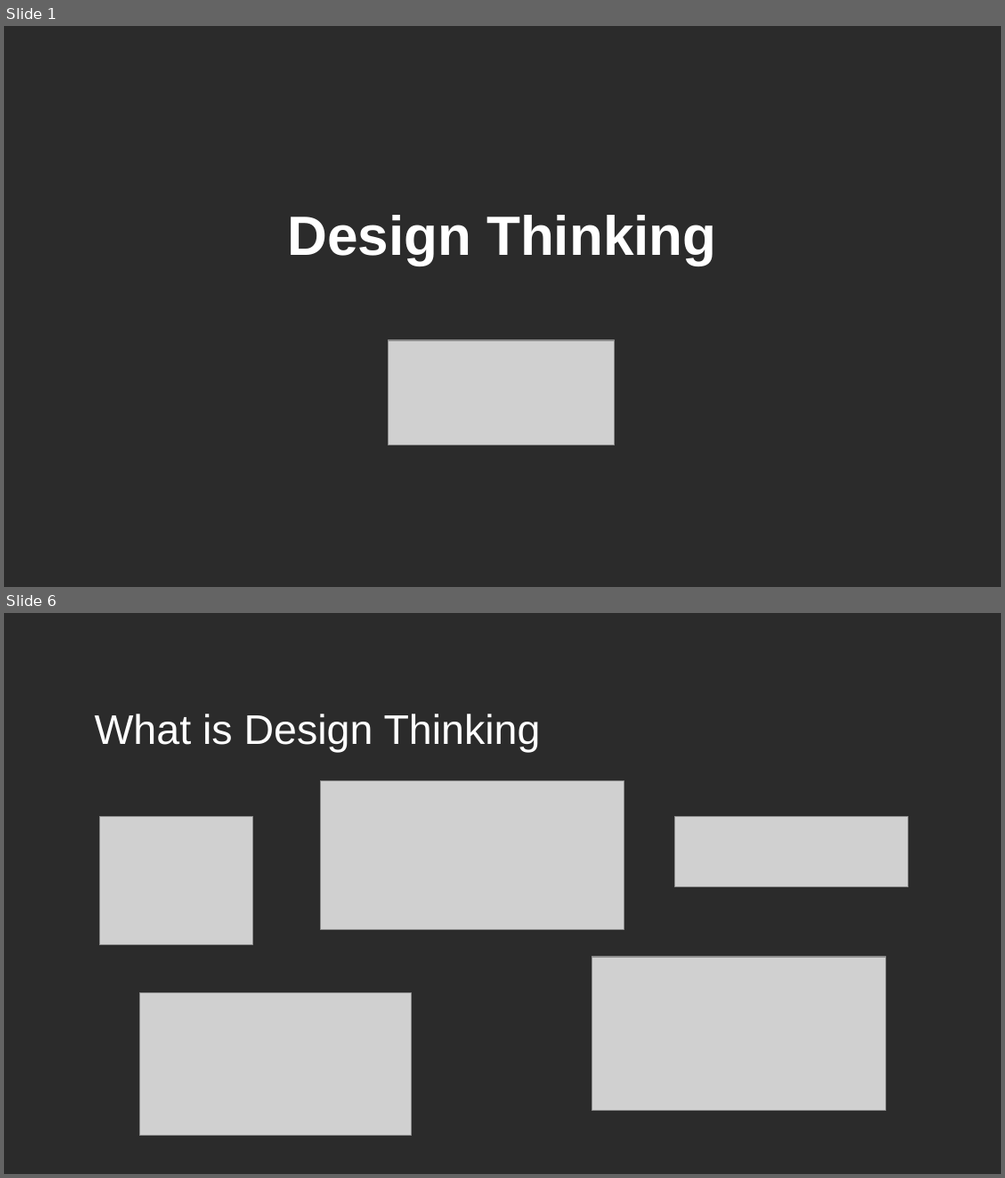
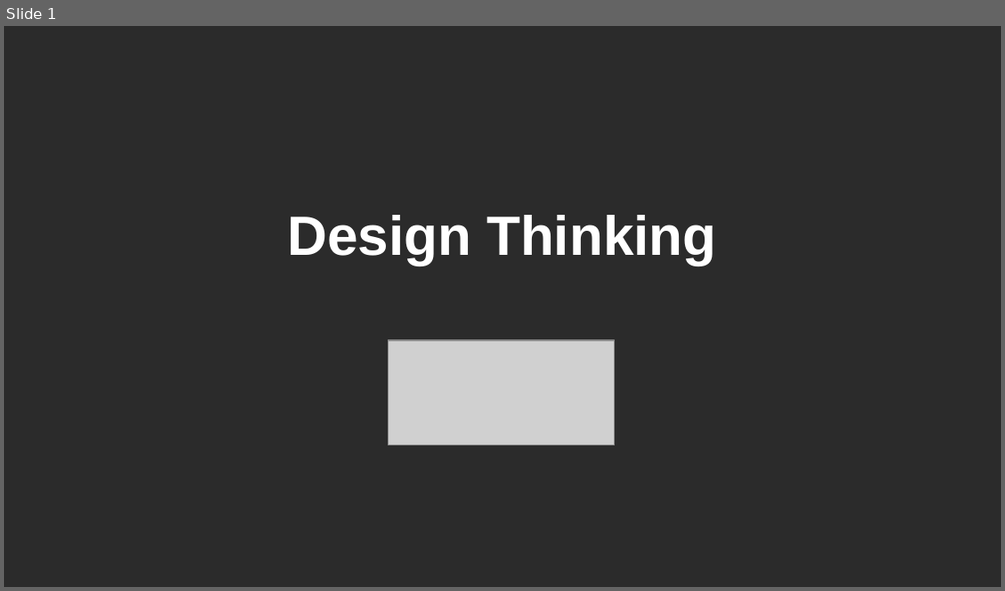
Before and after one commit to jejaksaid/course-flc, a slide deck: design thinking/slide.odp. Shown one above the other, each under a label of ours: slides 1 and 6 before the commit, slide 1 after it; the slides between them are not shown. The pictures are 1005x1178 and 1005x591 pixels, drawn with LibreOffice and Linux fonts; fonts in the diff are those of the drawing; grey boxes stand for pictures; background and template pictures are left out; a plain dark background stands for a picture behind light text. Boxes give left, top, right and bottom in pixels: in the first picture for what was removed or moved away, otherwise in the second. Text is boxed around its words. In the diff, an @@ line names an element or a change of style, - is before the commit and + after.

```diff
--- a/design thinking/slide.odp
+++ b/design thinking/slide.odp
@@ slide 6 removed at <box>4,613,1001,1174</box>, background picture (left out) @@
@@ title removed at <box>95,714,541,752</box> @@
-What is Design Thinking
@@ picture removed at <box>321,780,623,930</box> @@
@@ picture removed at <box>100,817,252,945</box> @@
@@ picture removed at <box>675,817,908,887</box> @@
@@ picture removed at <box>592,957,886,1111</box> @@
@@ picture removed at <box>139,993,411,1135</box> @@
```
Also in this commit, not shown: 24 slides added, 7 other slides removed, 24 other files.
